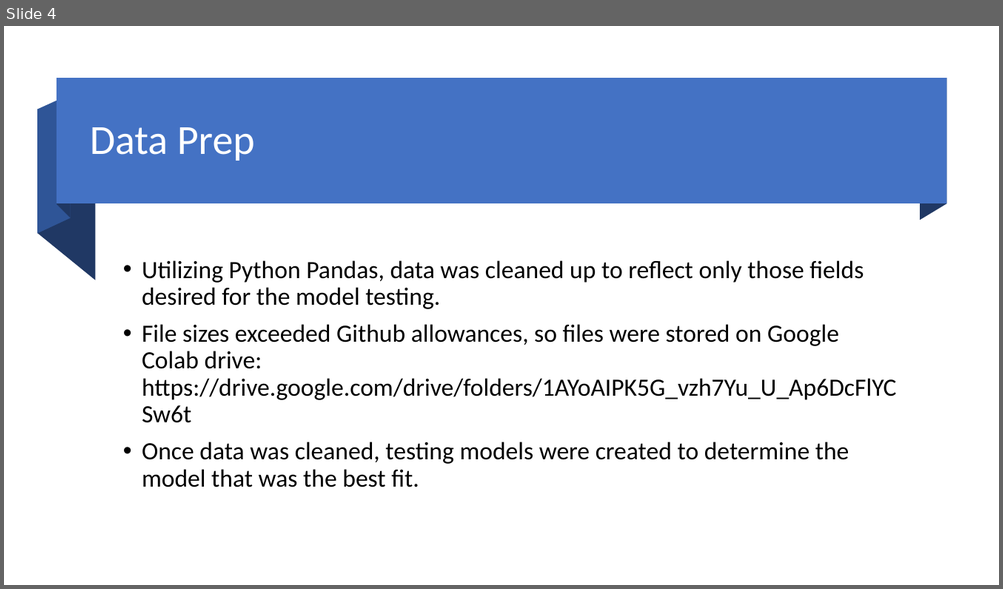
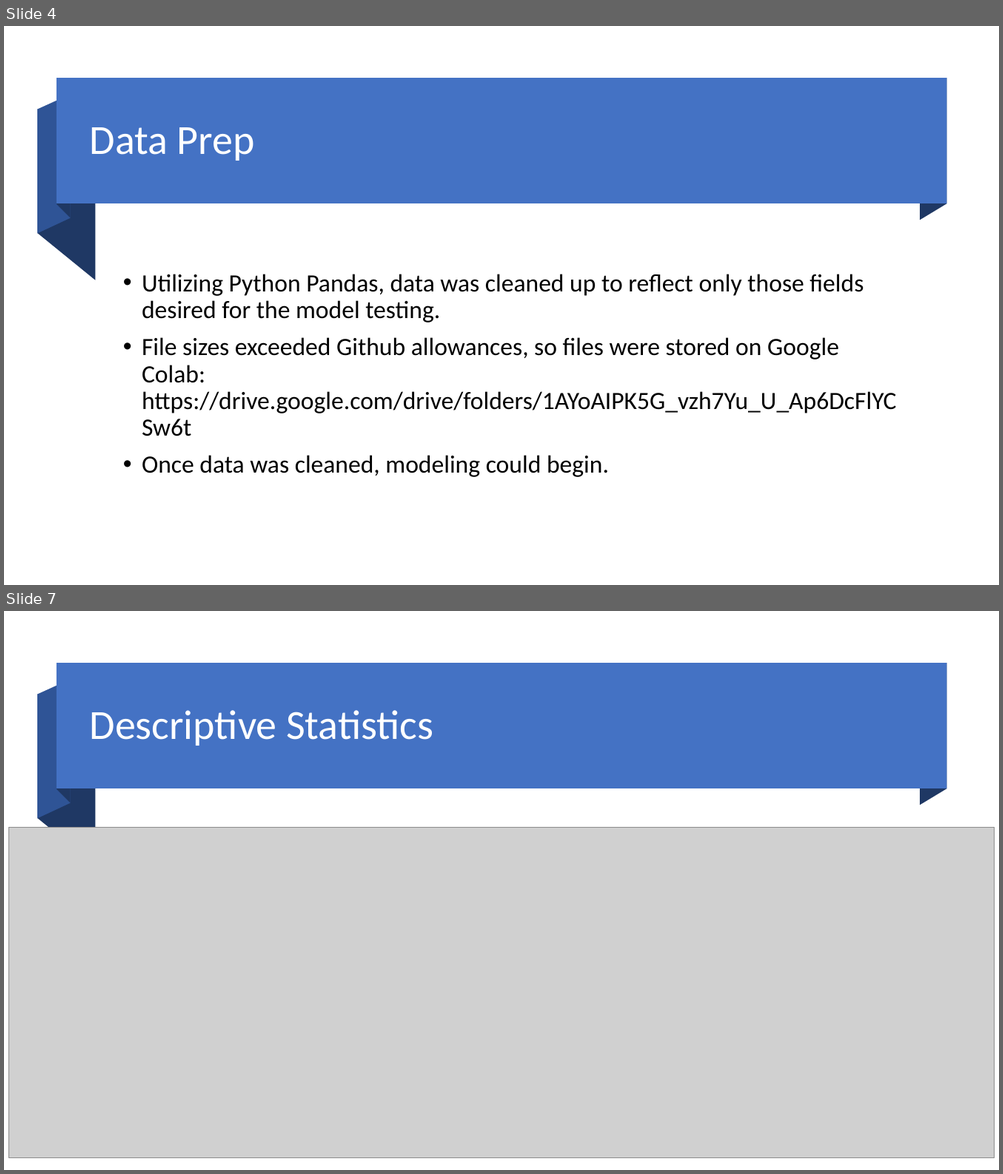
Before and after one commit to lorettac953/Final-Project---Netflix-Ratings, a slide deck: Netflix Movie Recommendations - Final Project - Team Six.pptx. Shown one above the other, each under a label of ours: slide 4 before the commit, slides 4 and 7 after it; the slides between them are not shown. The pictures are 1003x589 and 1003x1174 pixels, drawn with LibreOffice and Linux fonts; fonts in the diff are those of the drawing; grey boxes stand for pictures. Boxes give left, top, right and bottom in pixels: in the first picture for what was removed or moved away, otherwise in the second. Text is boxed around its words. In the diff, an @@ line names an element or a change of style, - is before the commit and + after.

```diff
--- a/Netflix Movie Recommendations - Final Project - Team Six.pptx
+++ b/Netflix Movie Recommendations - Final Project - Team Six.pptx
@@ slide 7 added at (4, 611, 999, 1170), background #FFFFFF @@
@@ rectangle added at (57, 664, 946, 789), fill #4472C4 @@
@@ freeform shape added at (57, 664, 71, 803), fill #1F3864 @@
@@ freeform shape added at (919, 664, 946, 806), fill #1F3864 @@
@@ freeform shape added at (37, 695, 96, 866), fill #1F3864 @@
@@ freeform shape added at (37, 680, 71, 819), fill #2F5496 @@
@@ title added at (90, 710, 433, 746), 40 pt, text #FFFFFF @@
+Descriptive Statistics
@@ picture added at (9, 827, 994, 1159) @@
@@ slide 4 changed as well @@
@@ text at (142, 274, 863, 323): less space between paragraphs @@
@@ text at (142, 338, 896, 477): text changed @@
-• File sizes exceeded Github allowances, so files were stored on Google Colab drive: https://drive.google.com/drive/folders/1AYoAIPK5G_vzh7Yu_U_Ap6DcFlYCSw6t
-• Once data was cleaned, testing models were created to determine the model that was the best fit.
+• File sizes exceeded Github allowances, so files were stored on Google Colab: https://drive.google.com/drive/folders/1AYoAIPK5G_vzh7Yu_U_Ap6DcFlYCSw6t
+• Once data was cleaned, modeling could begin.
```
Also in this commit, not shown: 3 other slides changed, 7 other slides added, 6 slides removed, 4 other files.
